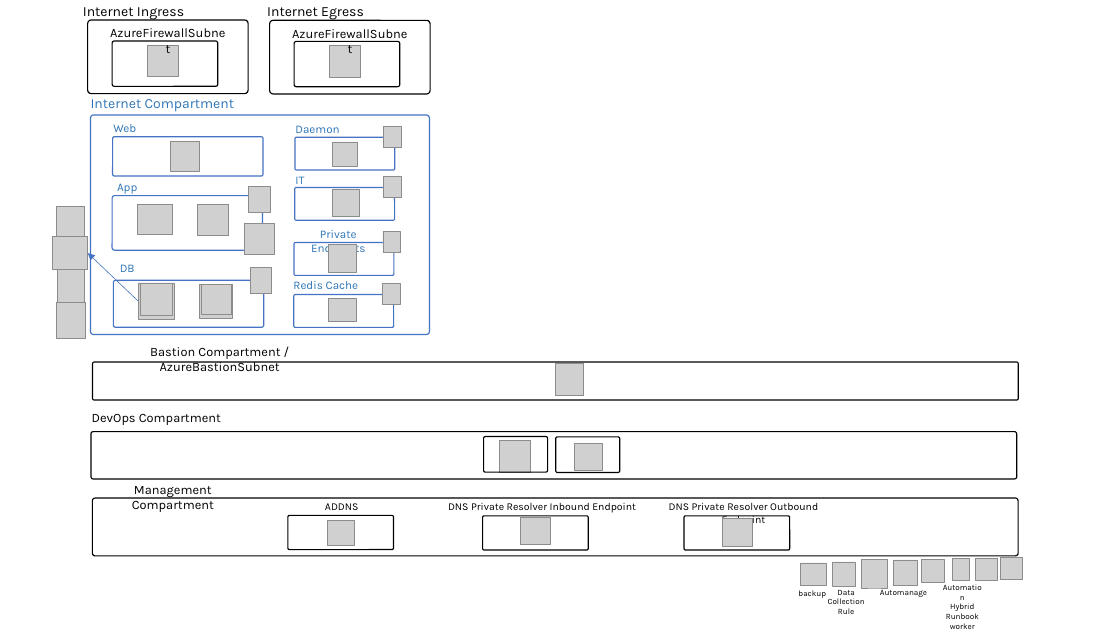
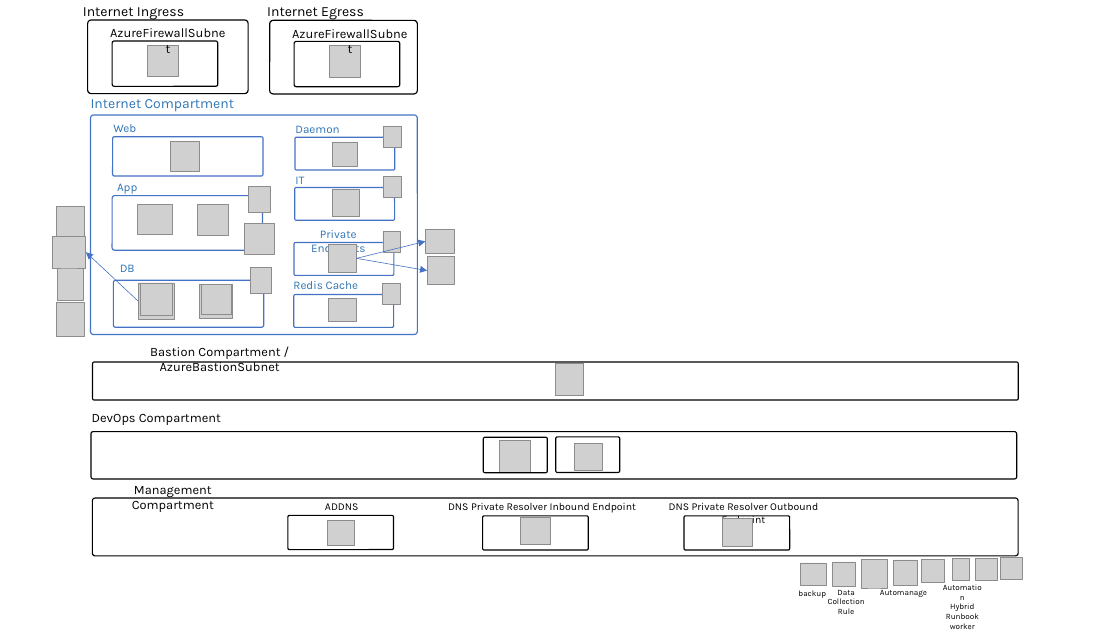
Before and after one commit to weixian-zhang/IaC-for-GCC, a slide deck: slide 2 of docs/gcc-landing-zone-design.pptx. Drawn at 1120x630 pixels with LibreOffice and Linux fonts; fonts in the diff are those of the drawing; grey boxes stand for pictures. Boxes give left, top, right and bottom in pixels: in the first picture for what was removed or moved away, otherwise in the second. Text is boxed around its words. In the diff, an @@ line names an element or a change of style, - is before the commit and + after.

Commit message:
docs: Add architecture design diagram in powerpoint format

```diff
--- a/docs/gcc-landing-zone-design.pptx
+++ b/docs/gcc-landing-zone-design.pptx
@@ rounded rectangle: place and size @@
-rounded rectangle at <box>270,20,430,94</box>
+rounded rectangle at <box>270,20,418,94</box>
@@ rounded rectangle: place and size @@
-rounded rectangle at <box>91,115,430,334</box>
+rounded rectangle at <box>91,115,418,334</box>
@@ picture added at <box>425,230,454,254</box> @@
@@ arrow added from (356, 259) to (425, 241), #4472C4 0.5 pt @@
@@ arrow added from (356, 259) to (427, 271), #4472C4 0.5 pt @@
@@ picture added at <box>427,257,454,285</box> @@
```
